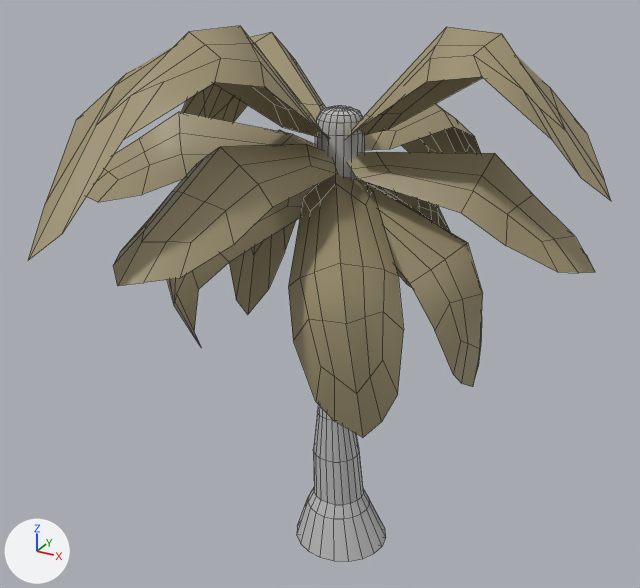
Before and after pictures for a commit that changed the FBX model Assets/Models/Palm_tree_1.fbx.
Camera for both pictures: a 50 mm lens placed at (3.62, -7.0, 6.3), pointed at (-0.09, -0.24, 2.92). Arrows for +X, +Y and +Z are at lower left; the lights stay in place. The picture after the commit comes second. Mesh edges are drawn as thin lines. Where no turn or scale is listed for an object, it has been applied to the vertices.

The older version as bpy lines, for what is in view:
```python
me_mesh_002 = bpy.data.meshes.new('Mesh.002')
me_mesh_002.from_pydata(...)  # 34 vertices, 26 faces; spans x -0.16..1.11, y -1.31..-0.01, z -2.08..-0.09
me_mesh_002.materials.append(mat_lambert5)  # yellow #9d9170
me_mesh_004 = bpy.data.meshes.new('Mesh.004')
me_mesh_004.from_pydata(...)  # 34 vertices, 26 faces; spans x -1.79..-0.05, y -0.8..0.13, z -2.21..-0.06
me_mesh_004.materials.append(mat_lambert5)  # yellow #9d9170
me_mesh_007 = bpy.data.meshes.new('Mesh.007')
me_mesh_007.from_pydata(...)  # 34 vertices, 26 faces; spans x 0.01..1.47, y -0.47..0.46, z -2.02..-0.09
me_mesh_007.materials.append(mat_lambert5)  # yellow #9d9170
ob_pcube109 = bpy.data.objects.new('pCube109', me_mesh_002)
ob_pcube109.location = (-0.03, -0.07, 4.22)
ob_pcube111 = bpy.data.objects.new('pCube111', me_mesh_004)
ob_pcube111.location = (-0.03, -0.07, 4.22)
ob_pcube114 = bpy.data.objects.new('pCube114', me_mesh_007)
ob_pcube114.location = (-0.03, -0.07, 4.22)
# also in view: 'pCube116' at (0.23, 1.18, 3.9); 'pCube117' at (0.16, 0.72, 3.23); 'pCube110' at (-1.21, -0.53, 4.21); 'pCube112' at (1.27, -0.21, 4.84); 'pCube119' at (-1.22, 0.45, 4.35)
```
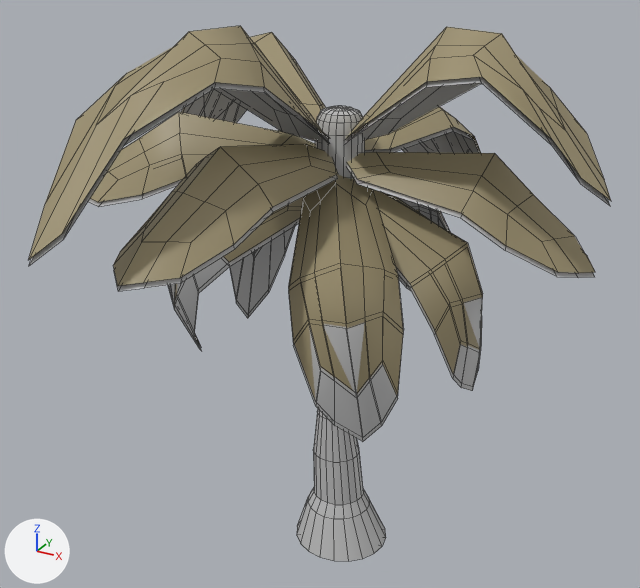
Where the newer file only moved an object's origin or applied its transform, the numbers keep the older frame.

Where the change shows, as pixel boxes (x1, y1, x2, y2) in the pictures (640 x 588 px):
'pCube109.001', added: after (289, 299, 403, 442)
'pCube115.001', added: after (29, 82, 329, 266)
'pCube112.001', added: after (345, 77, 610, 206)
'pCube118.001', added: after (230, 225, 296, 318)
'pCube111.001', added: after (168, 218, 300, 350)
'pCube114.001', added: after (395, 266, 482, 391)
'pCube116.001', added: after (365, 127, 479, 153)
'pCube113.001', added (mostly hidden): after (347, 166, 595, 278)
'pCube119.001', added: after (183, 89, 247, 123)
'pCube108.001', added (mostly hidden): after (114, 175, 338, 291)
'pCube110.001', added: after (88, 179, 183, 207)
'pCube117.001', added (mostly hidden): after (397, 197, 447, 291)
'pCube111', unchanged, covered by the edit: before (167, 184, 318, 347); after (174, 195, 306, 347)
'pCube118', unchanged, covered by the edit: before (229, 130, 296, 315)

The change, as a diff of the scene's bpy script:
```diff
--- a/Assets/Models/Palm_tree_1.fbx.py
+++ b/Assets/Models/Palm_tree_1.fbx.py
@@ ob_pcube108_001 @@
+ob_pcube108_001 = bpy.data.objects.new('pCube108.001', me_mesh_013)  # 34 vertices, 26 faces; spans x -0.83..0.22, y -2.39..-0.05, z -0.6..0.25; in mat_lambert1 (grey #bcbcbc)
+ob_pcube108_001.location = (-0.03, -0.07, 4.29)
@@ ob_pcube109_001 @@
+ob_pcube109_001 = bpy.data.objects.new('pCube109.001', me_mesh_014)  # 34 vertices, 26 faces; spans x -0.16..1.11, y -1.31..-0.01, z -2.08..-0.09; in mat_lambert1 (grey #bcbcbc)
+ob_pcube109_001.location = (-0.03, -0.07, 4.17)
@@ ob_pcube112_001 @@
+ob_pcube112_001 = bpy.data.objects.new('pCube112.001', me_mesh_017)  # 34 vertices, 26 faces; spans x 0.09..2.49, y -0.62..0.33, z -0.13..1.01; in mat_lambert1 (grey #bcbcbc)
+ob_pcube112_001.location = (-0.03, -0.07, 4.36)
@@ ob_pcube111_001 @@
+ob_pcube111_001 = bpy.data.objects.new('pCube111.001', me_mesh_016)  # 34 vertices, 26 faces; spans x -1.79..-0.05, y -0.8..0.13, z -2.21..-0.06; in mat_lambert1 (grey #bcbcbc)
+ob_pcube111_001.location = (-0.03, -0.07, 4.17)
@@ ob_pcube115_001 @@
+ob_pcube115_001 = bpy.data.objects.new('pCube115.001', me_mesh_020)  # 34 vertices, 26 faces; spans x -1.1..0.17, y -2.83..-0.08, z -0.39..1.03; in mat_lambert1 (grey #bcbcbc)
+ob_pcube115_001.location = (-0.03, -0.07, 4.36)
@@ ob_pcube110_001 @@
+ob_pcube110_001 = bpy.data.objects.new('pCube110.001', me_mesh_015)  # 34 vertices, 26 faces; spans x -2.3..-0.06, y -1.1..0.18, z -0.52..0.28; in mat_lambert1 (grey #bcbcbc)
+ob_pcube110_001.location = (-0.03, -0.07, 4.29)
@@ ob_pcube113_001 @@
+ob_pcube113_001 = bpy.data.objects.new('pCube113.001', me_mesh_018)  # 34 vertices, 26 faces; spans x 0.05..2.32, y -0.27..0.7, z -0.92..0.06; in mat_lambert1 (grey #bcbcbc)
+ob_pcube113_001.location = (-0.03, -0.07, 4.29)
@@ ob_pcube116_001 @@
+ob_pcube116_001 = bpy.data.objects.new('pCube116.001', me_mesh_021)  # 34 vertices, 26 faces; spans x -0.24..0.76, y 0.06..2.44, z -1.15..0.29; in mat_lambert1 (grey #bcbcbc)
+ob_pcube116_001.location = (-0.03, -0.07, 4.29)
@@ ob_pcube114_001 @@
+ob_pcube114_001 = bpy.data.objects.new('pCube114.001', me_mesh_019)  # 34 vertices, 26 faces; spans x 0.01..1.47, y -0.47..0.46, z -2.02..-0.09; in mat_lambert1 (grey #bcbcbc)
+ob_pcube114_001.location = (-0.03, -0.07, 4.17)
@@ ob_pcube119_001 @@
+ob_pcube119_001 = bpy.data.objects.new('pCube119.001', me_mesh_024)  # 34 vertices, 26 faces; spans x -2.32..-0.07, y -0.13..1.16, z -0.87..0.77; in mat_lambert1 (grey #bcbcbc)
+ob_pcube119_001.location = (-0.03, -0.07, 4.36)
@@ ob_pcube118_001 @@
+ob_pcube118_001 = bpy.data.objects.new('pCube118.001', me_mesh_023)  # 34 vertices, 26 faces; spans x -1.76..-0.02, y -0.07..1.3, z -2.38..-0.01; in mat_lambert1 (grey #bcbcbc)
+ob_pcube118_001.location = (-0.03, -0.07, 4.17)
@@ ob_pcube117_001 @@
+ob_pcube117_001 = bpy.data.objects.new('pCube117.001', me_mesh_022)  # 34 vertices, 26 faces; spans x -0.29..0.67, y 0.01..1.56, z -1.89..-0.09; in mat_lambert1 (grey #bcbcbc)
+ob_pcube117_001.location = (-0.03, -0.07, 4.17)
```
